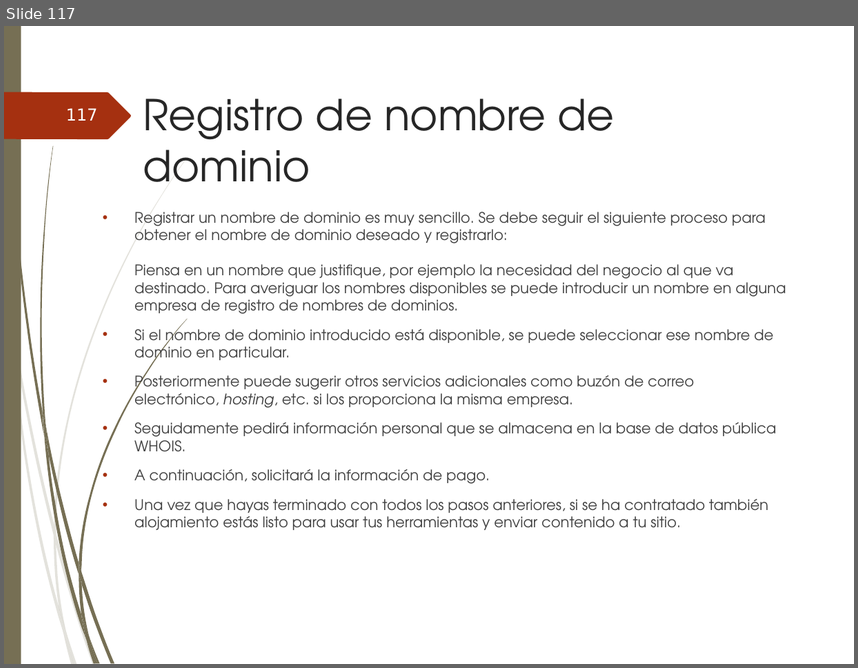
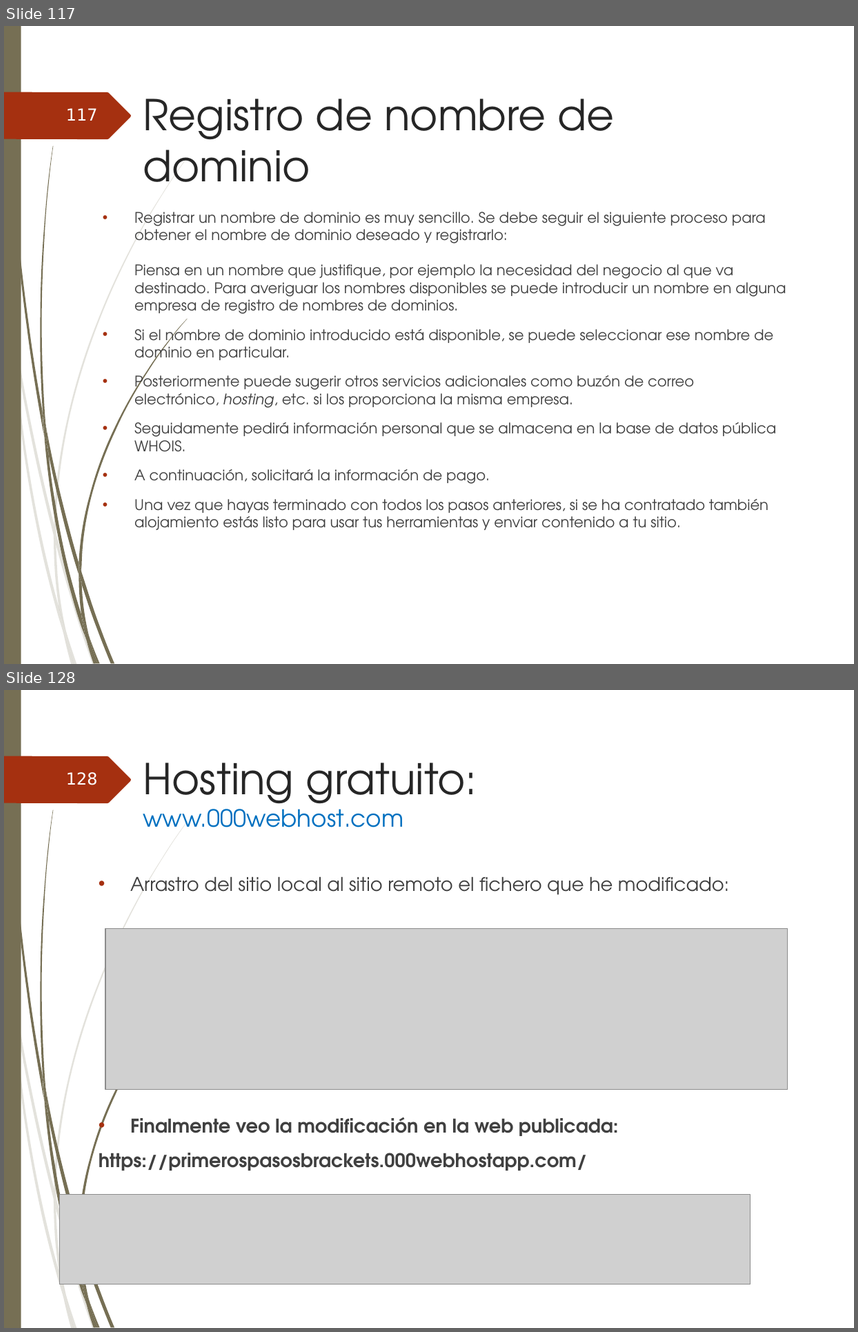
Before and after one commit to ammDAW/daw, a slide deck: 2_DAW/DAW - Beatriz/UT1_Implantación de arquitecturas web.ppt. Shown one above the other, each under a label of ours: slide 117 before the commit, slides 117 and 128 after it; the slides between them are not shown. The pictures are 858x668 and 858x1332 pixels, drawn with LibreOffice and Linux fonts; fonts in the diff are those of the drawing; grey boxes stand for pictures; background and template pictures are left out. Boxes give left, top, right and bottom in pixels: in the first picture for what was removed or moved away, otherwise in the second. Text is boxed around its words. In the diff, an @@ line names an element or a change of style, - is before the commit and + after.

Commit message:
hosting gratuito modified

```diff
--- a/2_DAW/DAW - Beatriz/UT1_Implantación de arquitecturas web.ppt
+++ b/2_DAW/DAW - Beatriz/UT1_Implantación de arquitecturas web.ppt
@@ slide 128 added at [4, 690, 854, 1328], background picture (left out); not listed: 23 template elements that a slide beside it also shows @@
@@ page number added at [66, 772, 98, 785], 14 pt, text #FEFFFF @@
+128
@@ title added at [143, 762, 477, 827], 20 pt, text #0070C0 @@
+Hosting gratuito:
+www.000webhost.com
@@ text added at [99, 876, 729, 1170], 16 pt, text #404040, bold @@
+• Arrastro del sitio local al sitio remoto el fichero que he modificado:
+• Finalmente veo la modificación en la web publicada:
+https://primerospasosbrackets.000webhostapp.com/
@@ picture added at [105, 928, 787, 1089] @@
@@ picture added at [60, 1194, 751, 1284] @@
```
Also in this commit, not shown: 12 other slides added, 1 other file.
